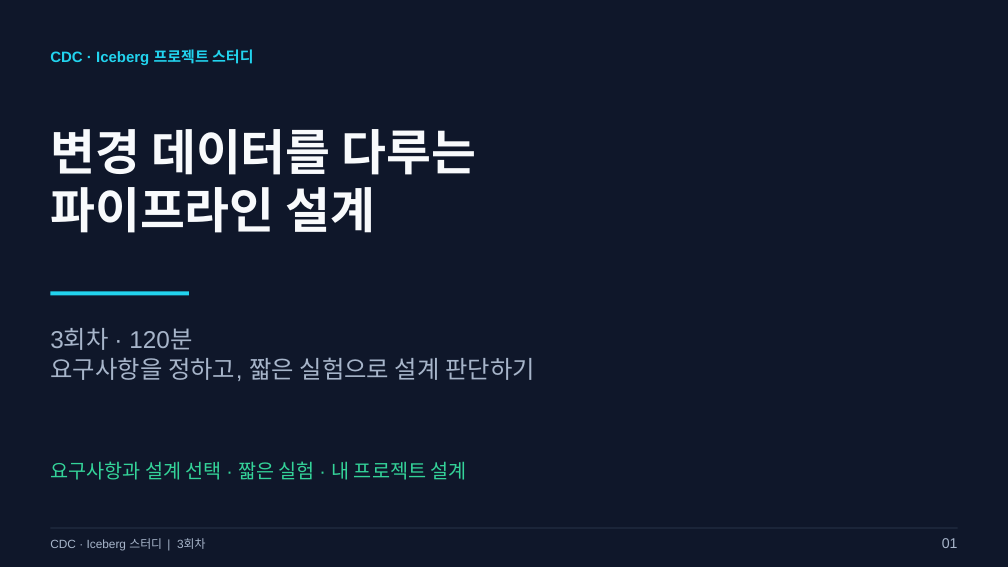
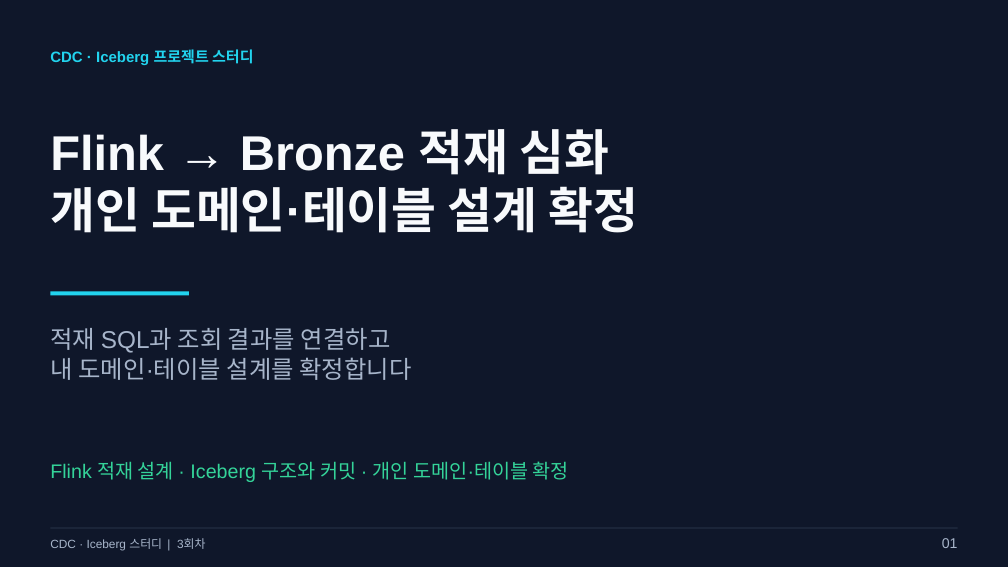
Before and after one commit to kim-dabin/cdc-lakehouse-study, a slide deck: slide 1 of labs/session03/slides/03-session03.pptx. Drawn at 1008x567 pixels with LibreOffice and Linux fonts; fonts in the diff are those of the drawing. Boxes give left, top, right and bottom in pixels: in the first picture for what was removed or moved away, otherwise in the second. Text is boxed around its words. In the diff, an @@ line names an element or a change of style, - is before the commit and + after.

Commit message:
Align Session 3 with Flink Bronze design and Iceberg commits

```diff
--- a/labs/session03/slides/03-session03.pptx
+++ b/labs/session03/slides/03-session03.pptx
@@ text at <box>50,129,638,233</box>: text changed @@
-변경 데이터를 다루는
-파이프라인 설계
+Flink → Bronze 적재 심화
+개인 도메인·테이블 설계 확정
@@ text at <box>50,328,412,380</box>: text changed @@
-3회차 · 120분
-요구사항을 정하고, 짧은 실험으로 설계 판단하기
+적재 SQL과 조회 결과를 연결하고
+내 도메인·테이블 설계를 확정합니다
@@ text at <box>50,461,569,482</box>: text changed @@
-요구사항과 설계 선택 · 짧은 실험 · 내 프로젝트 설계
+Flink 적재 설계 · Iceberg 구조와 커밋 · 개인 도메인·테이블 확정
```
Also in this commit, not shown: 8 other slides changed, 1 slide added, 1 slide removed, 7 other files.
